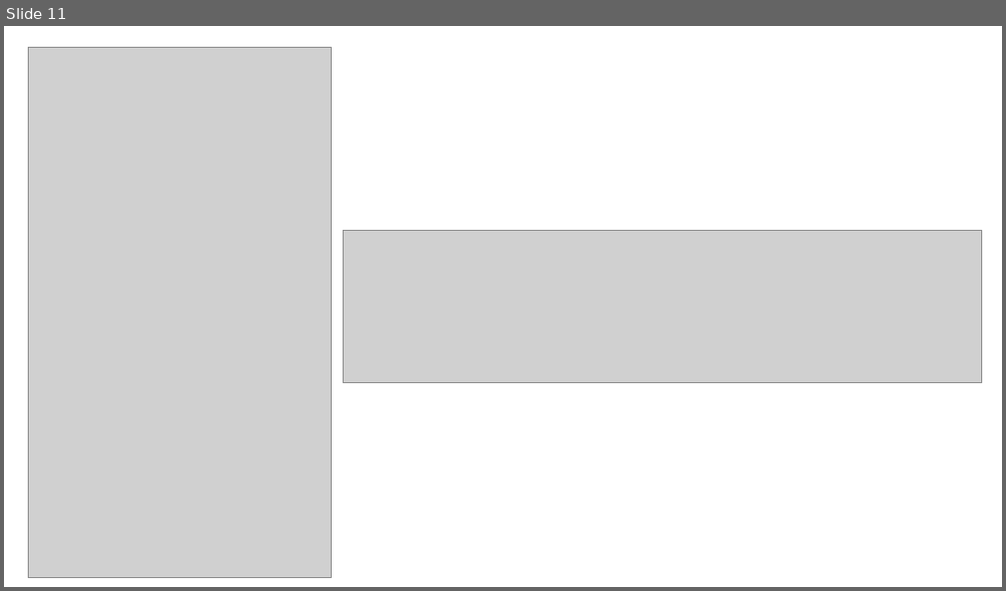
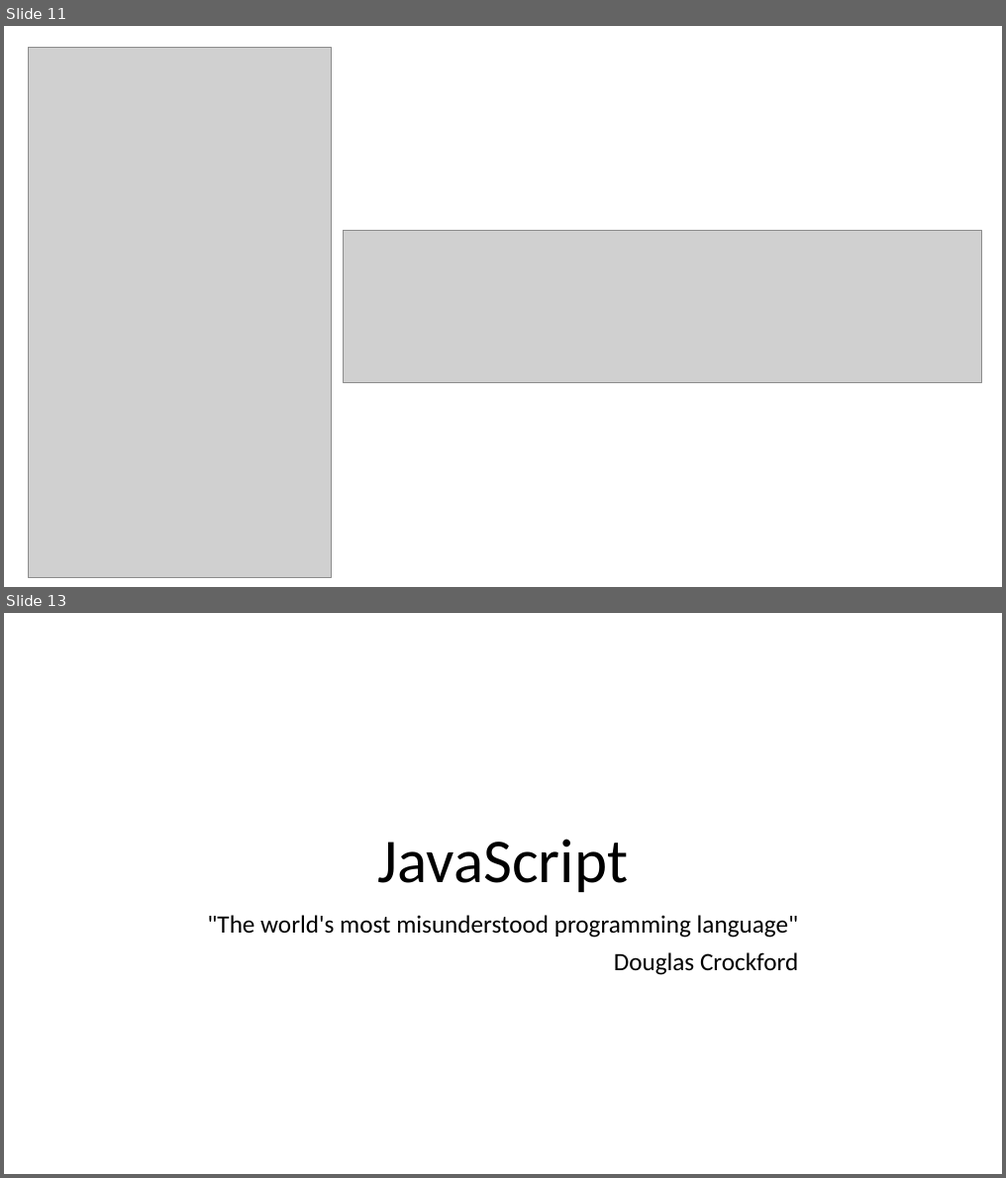
Before and after one commit to NickNaso/nodejs-tsw-2017, a slide deck: slides/nodejs-from-zero-to-hero.pptx. Shown one above the other, each under a label of ours: slide 11 before the commit, slides 11 and 13 after it; the slides between them are not shown. The pictures are 1006x591 and 1006x1178 pixels, drawn with LibreOffice and Linux fonts; fonts in the diff are those of the drawing; grey boxes stand for pictures. Boxes give left, top, right and bottom in pixels: in the first picture for what was removed or moved away, otherwise in the second. Text is boxed around its words. In the diff, an @@ line names an element or a change of style, - is before the commit and + after.

```diff
--- a/slides/nodejs-from-zero-to-hero.pptx
+++ b/slides/nodejs-from-zero-to-hero.pptx
@@ slide 13 added at (4, 613, 1002, 1174), background #FFFFFF @@
@@ title added at (378, 839, 629, 892), 60 pt, text #000000 @@
+JavaScript
@@ subtitle added at (207, 915, 799, 975), 24 pt, text #000000 @@
+"The world's most misunderstood programming language"
+Douglas Crockford
```
Also in this commit, not shown: 19 other slides added, 33 other files.
